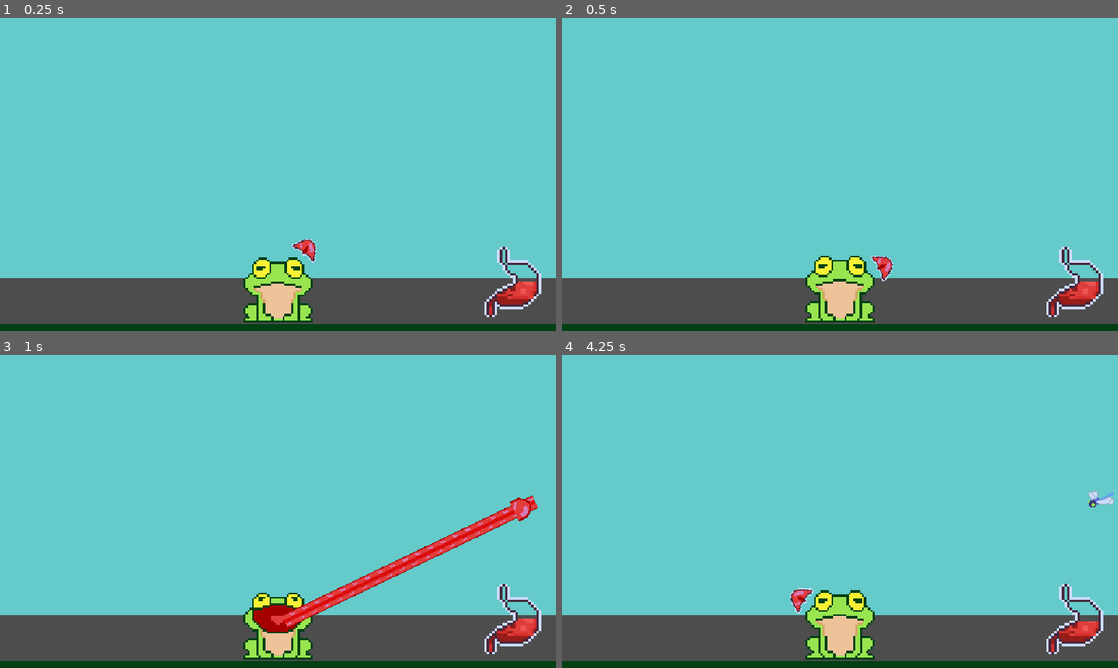
Above: before the commit, frames 1-4 (two rows, left to right).
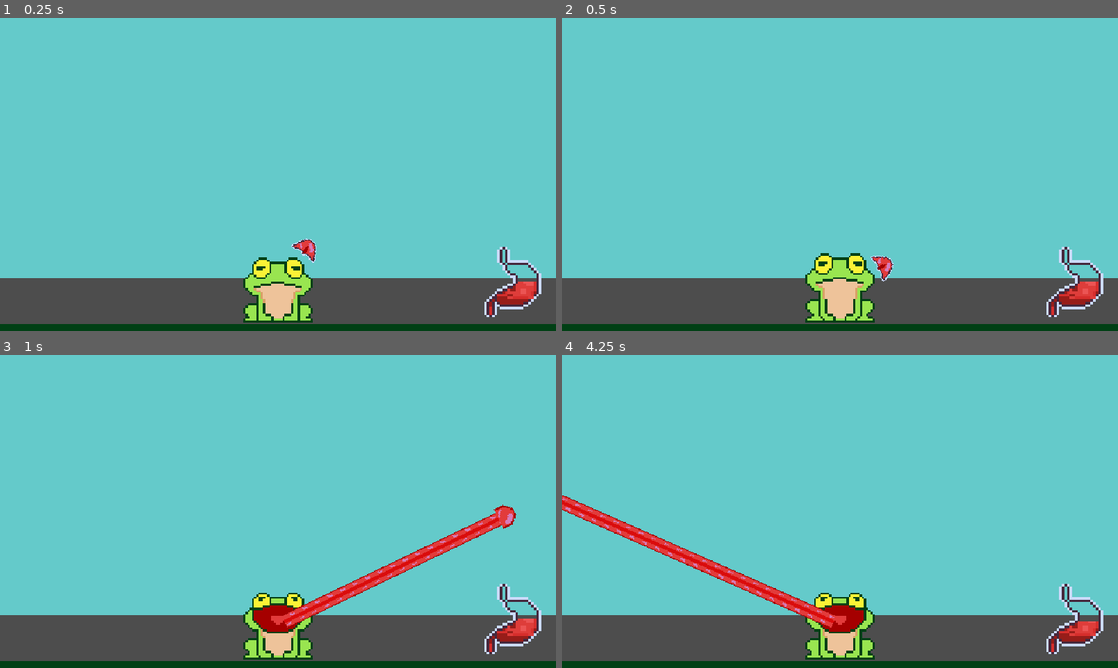
Above: after the commit, the same moments.

Repository: Dreamy-Sheeblings/frog
Game: Godot game, scene res://scenes/main/main.tscn
Same seed, same stepped clock (60 frames per second), same inputs: the game is played once before the commit and once after it.
Inputs (mouse positions are in pixels of both pictures, inside the frame that each line leads up to):
- Up to frame 1 (0.25 s): no input
- Up to frame 2 (0.5 s): no input
- Up to frame 3 (1 s): tap Enter (ui_accept) at 0.5, 0.77, 0.8 s; move the mouse to (400, 495) at 0.52 s; press the mouse at (400, 495) at 0.53 s
- Up to frame 4 (4.25 s): tap Enter (ui_accept) at 1.07, 2.3, 3.6, 3.77, 4.07 s; release the mouse at (962, 495) at 1.25 s; drag from (728, 527) to (890, 602) at 1.27 s; move the mouse to (895, 442) at 2.02 s; press the mouse at (895, 442) at 2.03 s; release the mouse at (895, 442) at 2.75 s; drag from (812, 574) to (673, 464) at 2.77 s; move the mouse to (1006, 558) at 3.52 s; click (1006, 558) at 3.67 s

Frame 1 is identical in both runs. In frame 2, 0.6% of the frame differs, in the area x 43-57%, y 75-97%; in frame 3, 0.4%; in frame 4, 3.5%, in the area x 0-100%, y 43-97%.

Commit message:
feat: add frog ability upgrade with 3 types

Diff:
--- a/auto_loads/game_events/game_events.gd
+++ b/auto_loads/game_events/game_events.gd
@@ -5,6 +5,9 @@
 signal frog_devour_something(number: int)
 signal devour_combo_text_updated(number: int)
 signal hunger_progress_updated(amount: float)
+signal exp_increased(amount: int)
+signal upgrade_added(upgrade: Upgrade, current_upgrades: Dictionary)
+signal tongue_stuck(is_tongue_stuck: bool)
 
 func emit_rage_increased(number: int):
 	rage_increased.emit(number)
@@ -20,3 +23,12 @@
 
 func emit_hunger_progress_updated(amount: float):
 	hunger_progress_updated.emit(amount)
+
+func emit_exp_increased(amount: int):
+	exp_increased.emit(amount)
+
+func emit_upgrade_added(upgrade: Upgrade, current_upgrades: Dictionary):
+	upgrade_added.emit(upgrade, current_upgrades)
+
+func emit_tongue_stuck(is_tongue_stuck: bool):
+	tongue_stuck.emit(is_tongue_stuck)
--- a/project.godot
+++ b/project.godot
@@ -49,6 +49,14 @@
 "loop_offset": 0.0
 }
 
+[input]
+
+left_click={
+"deadzone": 0.2,
+"events": [Object(InputEventMouseButton,"resource_local_to_scene":false,"resource_name":"","device":-1,"window_id":0,"alt_pressed":false,"shift_pressed":false,"ctrl_pressed":false,"meta_pressed":false,"button_mask":0,"position":Vector2(0, 0),"global_position":Vector2(0, 0),"factor":1.0,"button_index":1,"canceled":false,"pressed":false,"double_click":false,"script":null)
+]
+}
+
 [rendering]
 
 textures/canvas_textures/default_texture_filter=0
--- /dev/null
+++ b/resources/upgrades/gobble_up.tres
@@ -0,0 +1,10 @@
+[gd_resource type="Resource" script_class="Upgrade" load_steps=2 format=3 uid="uid://buklj02hubbhh"]
+
+[ext_resource type="Script" uid="uid://butf1w80mvl3i" path="res://resources/upgrades/upgrade.gd" id="1_nnmwg"]
+
+[resource]
+script = ExtResource("1_nnmwg")
+id = "gobble_up"
+max_quantity = 5
+name = "Gobble It Up"
+description = "Reduce the swallowing speed by 15%"
--- /dev/null
+++ b/resources/upgrades/mighty_tongue.tres
@@ -0,0 +1,10 @@
+[gd_resource type="Resource" script_class="Upgrade" load_steps=2 format=3 uid="uid://dx66wfa1t04tl"]
+
+[ext_resource type="Script" uid="uid://butf1w80mvl3i" path="res://resources/upgrades/upgrade.gd" id="1_1k1u0"]
+
+[resource]
+script = ExtResource("1_1k1u0")
+id = "mighty_tongue"
+max_quantity = 4
+name = "Mighty Tongue"
+description = "Increase the tongue's toughness to get it out of stuck by 50%"
--- /dev/null
+++ b/resources/upgrades/tongue_swift.tres
@@ -0,0 +1,10 @@
+[gd_resource type="Resource" script_class="Upgrade" load_steps=2 format=3 uid="uid://c1m2k7w7ejfl8"]
+
+[ext_resource type="Script" uid="uid://butf1w80mvl3i" path="res://resources/upgrades/upgrade.gd" id="1_xpbbr"]
+
+[resource]
+script = ExtResource("1_xpbbr")
+id = "tongue_swift"
+max_quantity = 7
+name = "Tongue Swiftness"
+description = "Increase shooting speed by 20%"
--- /dev/null
+++ b/resources/upgrades/upgrade.gd
@@ -0,0 +1,7 @@
+class_name Upgrade
+extends Resource
+
+@export var id: String
+@export var max_quantity: int
+@export var name: String
+@export_multiline var description: String
--- a/scenes/characters/frog/frog.gd
+++ b/scenes/characters/frog/frog.gd
@@ -16,6 +16,13 @@
 var devour_combo_counter := 0
 var hunger_point: float = 50
 
+#Stats
+const BASE_SHOOT_SPEED = 500
+var shoot_speed = BASE_SHOOT_SPEED
+var base_swallow_time
+const BASE_TONGUE_TOUGHNESS = 3.5
+var tongue_toughness = BASE_TONGUE_TOUGHNESS
+
 enum States {
 	SWAY,
 	EAT,
@@ -29,6 +36,8 @@
 	GameEvents.frog_devour_something.connect(on_frog_devour_something)
 	GameEvents.emit_hunger_progress_updated(hunger_point)
 	GameEvents.hunger_progress_updated.connect(on_hunger_progress_updated)
+	GameEvents.upgrade_added.connect(on_upgrade_added)
+	base_swallow_time = swallow_timer.wait_time
 	swallow_timer.timeout.connect(on_swallow_timer_timeout)
 	rage_timer.timeout.connect(on_rage_timer_timeout)
 
@@ -46,10 +55,12 @@
 		States.SWAY:
 			tongue_target.visible = true
 			if Input.is_action_just_pressed("ui_accept") and lickable:
-				var tongue_instance = tongue_scene.instantiate() as Node2D
+				var tongue_instance = tongue_scene.instantiate() as FrogTongue
 				tongue_list.add_child(tongue_instance)
 				tongue_instance.global_position = tongue_target.global_position
 				tongue_instance.rotation_degrees = tongue_target.rotation_degrees
+				tongue_instance.shoot_speed = shoot_speed
+				tongue_instance.toughness = tongue_toughness
 				if not multi_lickable:
 					current_state = States.EAT
 
@@ -99,6 +110,7 @@
 		devour_combo_counter += 1
 		hunger_point += number
 		GameEvents.emit_hunger_progress_updated(hunger_point)
+		GameEvents.emit_exp_increased(1)
 	else:
 		if not multi_lickable:
 			devour_combo_counter = 0
@@ -106,3 +118,15 @@
 
 func set_rainbow_shader(outline_size: float) -> void:
 	anim_sprite.material.set_shader_parameter("outline_size", outline_size)
+
+func on_upgrade_added(upgrade: Upgrade, current_upgrades: Dictionary) -> void:
+	if upgrade.id == "tongue_swift":
+		var percent_increment = current_upgrades["tongue_swift"]["quantity"] * 0.2
+		shoot_speed = BASE_SHOOT_SPEED * (1 + percent_increment)
+	if upgrade.id == "gobble_up":
+		var percent_reduction = current_upgrades["gobble_up"]["quantity"] * 0.15
+		swallow_timer.wait_time = base_swallow_time * (1 - percent_reduction)
+		swallow_timer.start()
+	if upgrade.id == "mighty_tongue":
+		var percent_increment = current_upgrades["mighty_tongue"]["quantity"] * 0.5
+		tongue_toughness = BASE_TONGUE_TOUGHNESS * (1 + percent_increment)
--- a/scenes/characters/frog/frog.tscn
+++ b/scenes/characters/frog/frog.tscn
@@ -41,7 +41,7 @@
 }],
 "loop": true,
 "name": &"idle",
-"speed": 8.0
+"speed": 5.0
 }, {
 "frames": [{
 "duration": 1.0,
--- a/scenes/characters/frog/frog_tongue/frog_tongue.gd
+++ b/scenes/characters/frog/frog_tongue/frog_tongue.gd
@@ -1,11 +1,14 @@
 class_name FrogTongue
 extends Node2D
+
+const VIEW_MARGIN := 30
 
 @onready var line = $TongueLine
 @onready var head = $TongueHead
 @onready var head_cls = $TongueHead/Cls
 
-var shoot_speed = 800.0
+var shoot_speed = 0
+var toughness := 0
 var return_speed := 1000.0
 var camera: Camera2D
 var cam_shake_noise: FastNoiseLite
@@ -17,16 +20,17 @@
 	DISAPPEAR
 }
 
+var view_rect: Rect2
 var current_state = States.RELEASE_OUT
 var original_position = Vector2.ZERO
 var shoot_direction = Vector2.ZERO
-var traveled_distance := 0.0
-var max_distance := 310.0
 var touch_area: Area2D
 var ate_sth: bool = false
+var eaten_points: int = 0
 
 func _ready() -> void:
 	camera = get_node("/root/Main/GameCam")
+	view_rect = get_viewport().get_visible_rect()
 	cam_shake_noise = FastNoiseLite.new()
 	head.area_entered.connect(on_head_area_entered)
 	head.area_exited.connect(on_head_area_exited)
@@ -40,9 +44,15 @@
 		current_state = States.PULL_BACK
 		GameEvents.emit_rage_increased(10)
 		ate_sth = true
-		touch_area = area
-		area.visible = false
+		if area is Fly:
+			eaten_points = 5
+		elif area is Dragonfly:
+			eaten_points = 7
+		elif area is Spider:
+			eaten_points = 10
+		area.queue_free()
 	if area.is_in_group("stuck"):
+		GameEvents.emit_tongue_stuck(true)
 		touch_area = area
 		current_state = States.STUCK
 
@@ -59,11 +69,12 @@
 			head_cls.disabled = false
 			var move = shoot_direction * shoot_speed * delta
 			head.position += move
-			traveled_distance += move.length()
-			if traveled_distance >= max_distance:
+			var safe_rect := view_rect.grow(-VIEW_MARGIN)
+			if not safe_rect.has_point(head.global_position):
 				current_state = States.PULL_BACK
 
 		States.PULL_BACK:
+			GameEvents.emit_tongue_stuck(false)
 			head_cls.disabled = true
 			var to_origin = original_position - head.position
 			var move = to_origin.normalized() * return_speed * delta
@@ -75,22 +86,13 @@
 
 		States.STUCK:
 			if Input.is_action_just_pressed("ui_accept"):
-				var out_stuck_move = shoot_direction * 10
+				var out_stuck_move = shoot_direction * toughness
 				head.position = head.position - out_stuck_move
 				var shake_tween = create_tween()
 				shake_tween.tween_method(shake, 8, 1, 0.5)
 
 		States.DISAPPEAR:
-			if ate_sth:
-				if touch_area is Fly:
-					GameEvents.emit_frog_devour_something(5)
-				elif touch_area is Spider:
-					GameEvents.emit_frog_devour_something(10)
-				elif touch_area is Dragonfly:
-					GameEvents.emit_frog_devour_something(15)
-				touch_area.queue_free()
-			else:
-				GameEvents.emit_frog_devour_something(0)
+			GameEvents.emit_frog_devour_something(eaten_points)
 			queue_free()
 
 func shake(intensity) -> void:
--- a/scenes/components/managers/insect_spawner/insects_spawner.gd
+++ b/scenes/components/managers/insect_spawner/insects_spawner.gd
@@ -17,7 +17,6 @@
 
 func _ready() -> void:
 	insect_table.add_item(fly_scene, 15)
-	insect_table.add_item(dragonfly_scene, 3)
 	base_spawn_time = spawn_timer.wait_time
 	randomize()
 	view_rect = get_viewport().get_visible_rect()
@@ -56,8 +55,11 @@
 func on_difficult_timer_timeout() -> void:
 	difficulty += 1
 	match difficulty:
+		3:
+			insect_table.add_item(dragonfly_scene, 3)
 		4:
 			insect_table.add_item(spider_scene, 10)
-	var time_off = (0.1 / 12) * difficulty
-	time_off = min(time_off, 0.8)
-	base_spawn_time = base_spawn_time - time_off
+	var time_off = (0.5 / 12) * difficulty
+	time_off = min(time_off, 1.2)
+	spawn_timer.wait_time = base_spawn_time - time_off
+	spawn_timer.start()
--- a/scenes/components/managers/insect_spawner/insects_spawner.tscn
+++ b/scenes/components/managers/insect_spawner/insects_spawner.tscn
@@ -17,5 +17,4 @@
 
 [node name="SpawnTimer" type="Timer" parent="."]
 wait_time = 4.0
-one_shot = true
 autostart = true
--- /dev/null
+++ b/scenes/components/managers/upgrade_manager/upgrade_manager.gd
@@ -0,0 +1,71 @@
+extends Node
+
+signal exp_updated(current_exp: float, target_exp: float)
+
+const TARGET_EXP_GROWTH = 2
+
+@export var upgrade_pool: Array[Upgrade]
+@export var upgrade_screen_scene: PackedScene
+
+var current_upgrades = {}
+
+var current_exp = 0
+var target_exp = 1
+
+var current_lvl = 1
+
+func _ready() -> void:
+	GameEvents.exp_increased.connect(on_exp_increased)
+
+func on_exp_increased(amount: int) -> void:
+	current_exp = min(current_exp + amount, target_exp)
+	exp_updated.emit(current_exp, target_exp)
+	if current_exp >= target_exp:
+		current_lvl += 1
+		target_exp += TARGET_EXP_GROWTH
+		current_exp = 0
+		exp_updated.emit(current_exp, target_exp)
+		on_level_up(current_lvl)
+
+
+func apply_upgrade(upgrade: Upgrade):
+	var has_upgrade = current_upgrades.has(upgrade.id)
+	if !has_upgrade:
+		current_upgrades[upgrade.id] = {
+			"resources": upgrade,
+			"quantity": 1
+		}
+	else:
+		current_upgrades[upgrade.id]["quantity"] += 1
+
+	if upgrade.max_quantity > 0:
+		var current_quantity = current_upgrades[upgrade.id]["quantity"]
+		if current_quantity == upgrade.max_quantity:
+			upgrade_pool = upgrade_pool.filter(func(pool_upgrade): return pool_upgrade.id != upgrade.id)
+
+	GameEvents.emit_upgrade_added(upgrade, current_upgrades)
+
+func pick_upgrades():
+	var chosen_upgrades: Array[Upgrade] = []
+	var filtered_upgrades = upgrade_pool.duplicate()
+	for i in 3:
+		if filtered_upgrades.is_empty():
+			break
+		var chosen_upgrade = filtered_upgrades.pick_random() as Upgrade
+		chosen_upgrades.append(chosen_upgrade)
+		filtered_upgrades = filtered_upgrades.filter(func(upgrade): return upgrade.id != chosen_upgrade.id)
+	return chosen_upgrades
+
+
+func on_upgrade_selected(upgrade: Upgrade) -> void:
+	apply_upgrade(upgrade)
+
+
+func on_level_up(_current_level):
+	var upgrade_screen_instance = upgrade_screen_scene.instantiate()
+	add_child(upgrade_screen_instance)
+
+	var chosen_upgrades = pick_upgrades()
+
+	upgrade_screen_instance.set_upgrade_list(chosen_upgrades as Array[Upgrade])
+	upgrade_screen_instance.upgrade_selected.connect(on_upgrade_selected)
--- /dev/null
+++ b/scenes/components/managers/upgrade_manager/upgrade_manager.tscn
@@ -0,0 +1,13 @@
+[gd_scene load_steps=7 format=3 uid="uid://c3per6co1gvt0"]
+
+[ext_resource type="Script" uid="uid://cv8jn8d3rtfws" path="res://scenes/components/managers/upgrade_manager/upgrade_manager.gd" id="1_tfkb6"]
+[ext_resource type="Script" uid="uid://butf1w80mvl3i" path="res://resources/upgrades/upgrade.gd" id="2_584le"]
+[ext_resource type="Resource" uid="uid://buklj02hubbhh" path="res://resources/upgrades/gobble_up.tres" id="3_hglea"]
+[ext_resource type="PackedScene" uid="uid://cgnpws3s0n2x8" path="res://scenes/user_interface/upgrade_screen/upgrade_screen.tscn" id="4_584le"]
+[ext_resource type="Resource" uid="uid://c1m2k7w7ejfl8" path="res://resources/upgrades/tongue_swift.tres" id="4_hglea"]
+[ext_resource type="Resource" uid="uid://dx66wfa1t04tl" path="res://resources/upgrades/mighty_tongue.tres" id="5_bm4t0"]
+
+[node name="UpgradeManager" type="Node"]
+script = ExtResource("1_tfkb6")
+upgrade_pool = Array[ExtResource("2_584le")]([ExtResource("3_hglea"), ExtResource("4_hglea"), ExtResource("5_bm4t0")])
+upgrade_screen_scene = ExtResource("4_584le")
--- a/scenes/main/main.tscn
+++ b/scenes/main/main.tscn
@@ -1,9 +1,10 @@
-[gd_scene load_steps=8 format=3 uid="uid://bug1l8g3cbkep"]
+[gd_scene load_steps=9 format=3 uid="uid://bug1l8g3cbkep"]
 
-[ext_resource type="PackedScene" uid="uid://bok7toi4jhycb" path="res://scenes/user_interface/rage_bar/rage_bar.tscn" id="1_l3cfh"]
+[ext_resource type="PackedScene" uid="uid://bok7toi4jhycb" path="res://scenes/user_interface/exp_bar/exp_bar.tscn" id="1_l3cfh"]
 [ext_resource type="PackedScene" uid="uid://cagltfvifviwb" path="res://scenes/components/game_camera/game_camera.tscn" id="1_ow5a4"]
 [ext_resource type="PackedScene" uid="uid://bwpk101n37afm" path="res://scenes/components/managers/insect_spawner/insects_spawner.tscn" id="2_6q06x"]
 [ext_resource type="PackedScene" uid="uid://c1ljkia4u5wil" path="res://scenes/characters/frog/frog.tscn" id="4_hujxm"]
+[ext_resource type="PackedScene" uid="uid://c3per6co1gvt0" path="res://scenes/components/managers/upgrade_manager/upgrade_manager.tscn" id="4_yyfjg"]
 [ext_resource type="PackedScene" uid="uid://q0nuhm16ytck" path="res://scenes/user_interface/combo_counter/combo_counter.tscn" id="5_6q06x"]
 [ext_resource type="PackedScene" uid="uid://bey7vb1aqwgem" path="res://scenes/user_interface/hunger_bar/hunger_bar.tscn" id="5_ow5a4"]
 
@@ -19,9 +20,12 @@
 scale = Vector2(647.5, 299.5)
 mesh = SubResource("QuadMesh_c651c")
 
-[node name="RageBar" parent="." instance=ExtResource("1_l3cfh")]
+[node name="HungerBar" parent="." instance=ExtResource("5_ow5a4")]
 
-[node name="HungerBar" parent="." instance=ExtResource("5_ow5a4")]
+[node name="ExpBar" parent="." node_paths=PackedStringArray("upgrade_manager") instance=ExtResource("1_l3cfh")]
+upgrade_manager = NodePath("../UpgradeManager")
+
+[node name="UpgradeManager" parent="." instance=ExtResource("4_yyfjg")]
 
 [node name="InsectsSpawner" parent="." instance=ExtResource("2_6q06x")]
 
--- /dev/null
+++ b/scenes/user_interface/exp_bar/exp_bar.gd
@@ -0,0 +1,12 @@
+extends CanvasLayer
+
+@export var upgrade_manager: Node
+@onready var progress_bar: ProgressBar = $MarginContainer/ProgressBar
+
+func _ready() -> void:
+	progress_bar.value = 0
+	upgrade_manager.exp_updated.connect(on_exp_updated)
+
+func on_exp_updated(current_exp: float, target_exp: float) -> void:
+	var percent = current_exp / target_exp
+	progress_bar.value = percent
--- a/scenes/user_interface/rage_bar/rage_bar.tscn
+++ b/scenes/user_interface/exp_bar/exp_bar.tscn
@@ -1,6 +1,6 @@
 [gd_scene load_steps=4 format=3 uid="uid://bok7toi4jhycb"]
 
-[ext_resource type="Script" uid="uid://dxjkwcq8ffrd8" path="res://scenes/user_interface/rage_bar/rage_bar.gd" id="1_yy17a"]
+[ext_resource type="Script" uid="uid://dxjkwcq8ffrd8" path="res://scenes/user_interface/exp_bar/exp_bar.gd" id="1_yy17a"]
 
 [sub_resource type="StyleBoxFlat" id="StyleBoxFlat_yy17a"]
 bg_color = Color(0.00392157, 0.25098, 0.0823529, 1)
@@ -13,7 +13,7 @@
 border_width_bottom = 2
 border_color = Color(0.00392157, 0.25098, 0.0823529, 1)
 
-[node name="RageBar" type="CanvasLayer"]
+[node name="ExpBar" type="CanvasLayer"]
 script = ExtResource("1_yy17a")
 
 [node name="MarginContainer" type="MarginContainer" parent="."]
@@ -30,5 +30,6 @@
 size_flags_vertical = 8
 theme_override_styles/background = SubResource("StyleBoxFlat_yy17a")
 theme_override_styles/fill = SubResource("StyleBoxFlat_g8e2f")
-value = 50.0
+max_value = 1.0
+value = 0.5
 show_percentage = false
--- a/scenes/user_interface/hunger_bar/hunger_bar.gd
+++ b/scenes/user_interface/hunger_bar/hunger_bar.gd
@@ -3,12 +3,21 @@
 @onready var progress_bar: TextureProgressBar = $HungerProgressBar
 @onready var timer: Timer = $Timer
 
+var tongue_stuck_dmg: float = 0.0
+
 func _ready() -> void:
 	timer.timeout.connect(on_timer_timeout)
 	GameEvents.hunger_progress_updated.connect(on_hunger_progress_updated)
+	GameEvents.tongue_stuck.connect(on_tongue_stuck)
+
+func on_tongue_stuck(is_tongue_stuck: bool) -> void:
+	if is_tongue_stuck:
+		tongue_stuck_dmg = 3.0
+	else:
+		tongue_stuck_dmg = 0
 
 func on_timer_timeout() -> void:
-	progress_bar.value -= 3
+	progress_bar.value -= (3 + tongue_stuck_dmg)
 	GameEvents.emit_hunger_progress_updated(progress_bar.value)
 
 func on_hunger_progress_updated(amount: float) -> void:
--- a/scenes/user_interface/rage_bar/rage_bar.gd
+++ /dev/null
@@ -1,10 +0,0 @@
-extends CanvasLayer
-
-@onready var progress_bar: ProgressBar = $MarginContainer/ProgressBar
-
-func _ready() -> void:
-	progress_bar.value = 0
-	GameEvents.rage_amount_updated.connect(on_rage_amount_updated)
-
-func on_rage_amount_updated(amount: int) -> void:
-	progress_bar.value = amount
--- /dev/null
+++ b/scenes/user_interface/upgrade_screen/upgrade_card/upgrade_card.gd
@@ -0,0 +1,17 @@
+extends PanelContainer
+
+signal selected
+
+@onready var name_label: Label = $%NameLabel
+@onready var description_label: Label = $%DescLabel
+
+func _ready() -> void:
+	gui_input.connect(on_gui_input)
+
+func set_upgrade_info(upgrade: Upgrade):
+	name_label.text = upgrade.name
+	description_label.text = upgrade.description
+
+func on_gui_input(event: InputEvent) -> void:
+	if event.is_action_pressed("left_click"):
+		selected.emit()
--- /dev/null
+++ b/scenes/user_interface/upgrade_screen/upgrade_card/upgrade_card.tscn
@@ -0,0 +1,26 @@
+[gd_scene load_steps=2 format=3 uid="uid://bwrub3om8dxeu"]
+
+[ext_resource type="Script" uid="uid://djjpm7hm76ymf" path="res://scenes/user_interface/upgrade_screen/upgrade_card/upgrade_card.gd" id="1_k83qc"]
+
+[node name="UpgradeCard" type="PanelContainer"]
+custom_minimum_size = Vector2(100, 120)
+offset_right = 40.0
+offset_bottom = 40.0
+script = ExtResource("1_k83qc")
+
+[node name="Column" type="VBoxContainer" parent="."]
+layout_mode = 2
+
+[node name="NameLabel" type="Label" parent="Column"]
+unique_name_in_owner = true
+layout_mode = 2
+theme_override_font_sizes/font_size = 14
+text = "Name"
+
+[node name="DescLabel" type="Label" parent="Column"]
+unique_name_in_owner = true
+custom_minimum_size = Vector2(100, 0)
+layout_mode = 2
+theme_override_font_sizes/font_size = 14
+text = "Description of the upgrade"
+autowrap_mode = 2
--- /dev/null
+++ b/scenes/user_interface/upgrade_screen/upgrade_screen.gd
@@ -0,0 +1,22 @@
+extends CanvasLayer
+
+signal upgrade_selected(upgrade: Upgrade)
+
+@export var upgrade_card_scene: PackedScene
+
+@onready var card_row: HBoxContainer = $%CardRow
+
+func _ready() -> void:
+	get_tree().paused = true
+
+func on_upgrade_selected(upgrade: Upgrade) -> void:
+	upgrade_selected.emit(upgrade)
+	get_tree().paused = false
+	queue_free()
+
+func set_upgrade_list(upgrades: Array[Upgrade]):
+	for upgrade in upgrades:
+		var card_instance = upgrade_card_scene.instantiate()
+		card_row.add_child(card_instance)
+		card_instance.set_upgrade_info(upgrade)
+		card_instance.selected.connect(on_upgrade_selected.bind(upgrade))
--- /dev/null
+++ b/scenes/user_interface/upgrade_screen/upgrade_screen.tscn
@@ -0,0 +1,22 @@
+[gd_scene load_steps=3 format=3 uid="uid://cgnpws3s0n2x8"]
+
+[ext_resource type="Script" uid="uid://c1f2aouscmtp5" path="res://scenes/user_interface/upgrade_screen/upgrade_screen.gd" id="1_5smww"]
+[ext_resource type="PackedScene" uid="uid://bwrub3om8dxeu" path="res://scenes/user_interface/upgrade_screen/upgrade_card/upgrade_card.tscn" id="2_f2210"]
+
+[node name="UpgradeScreen" type="CanvasLayer"]
+process_mode = 3
+script = ExtResource("1_5smww")
+upgrade_card_scene = ExtResource("2_f2210")
+
+[node name="MarginContainer" type="MarginContainer" parent="."]
+anchors_preset = 15
+anchor_right = 1.0
+anchor_bottom = 1.0
+grow_horizontal = 2
+grow_vertical = 2
+
+[node name="CardRow" type="HBoxContainer" parent="MarginContainer"]
+unique_name_in_owner = true
+layout_mode = 2
+size_flags_horizontal = 4
+size_flags_vertical = 4
Not shown, added: resources/upgrades/upgrade.gd.uid
Not shown, added: scenes/components/managers/upgrade_manager/upgrade_manager.gd.uid
Renamed: scenes/user_interface/rage_bar/rage_bar.gd.uid -> scenes/user_interface/exp_bar/exp_bar.gd.uid
Not shown, added: scenes/user_interface/upgrade_screen/upgrade_card/upgrade_card.gd.uid
Not shown, added: scenes/user_interface/upgrade_screen/upgrade_screen.gd.uid
